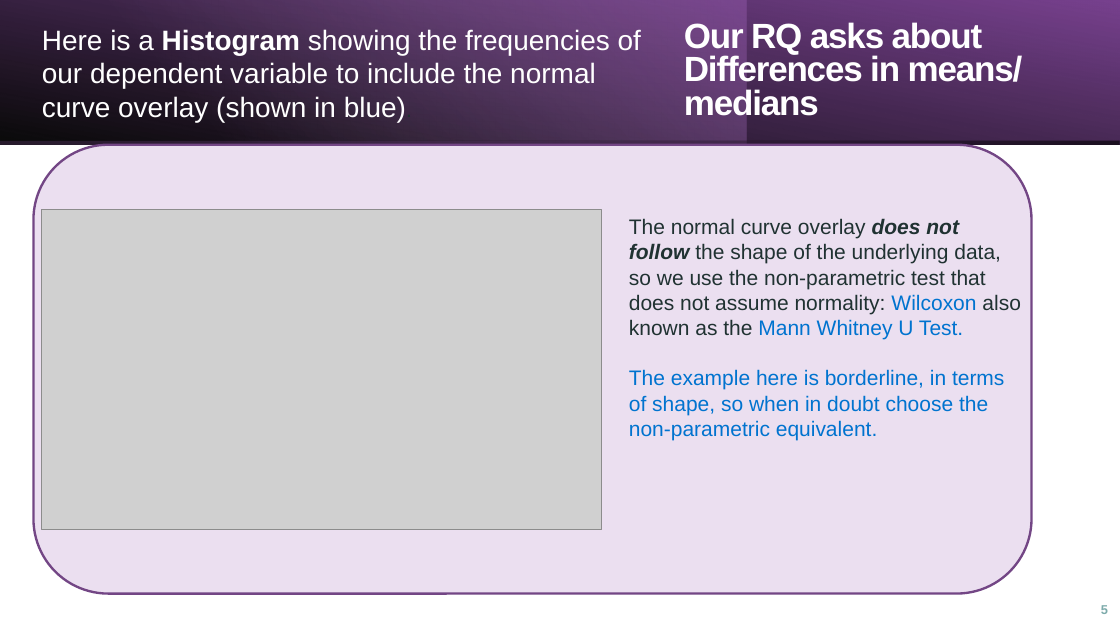
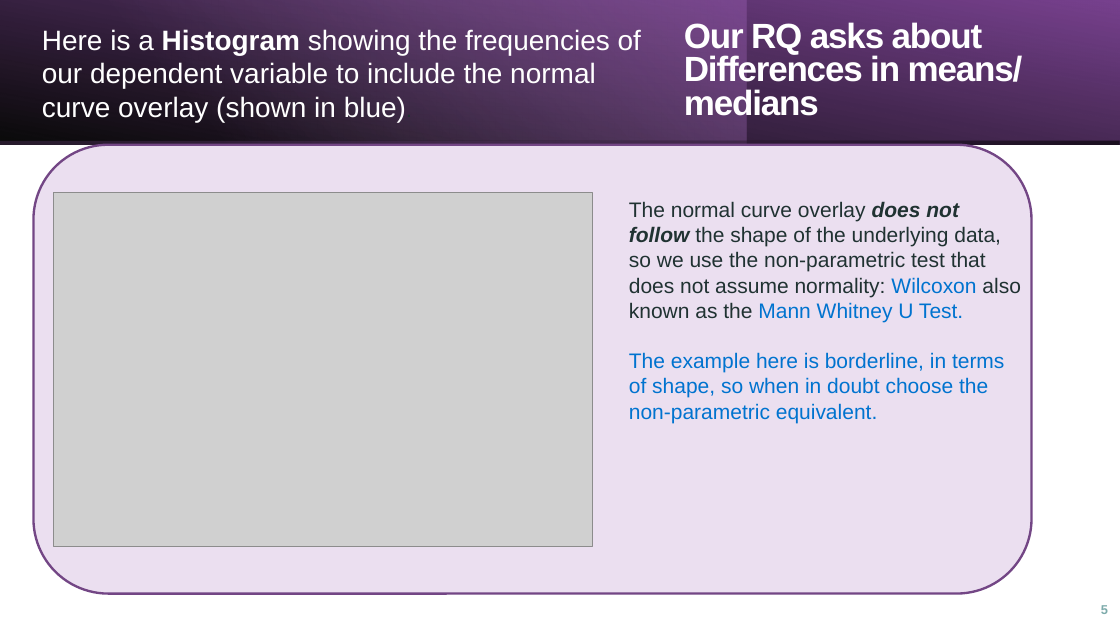
Before and after one commit to fm25abm/trdcw2, a slide deck: slide 5 of demo_presentations/A104_Vis_and_Analysis_Presentation.pptx. Drawn at 1120x630 pixels with LibreOffice and Linux fonts; fonts in the diff are those of the drawing; grey boxes stand for pictures. Boxes give left, top, right and bottom in pixels: in the first picture for what was removed or moved away, otherwise in the second. Text is boxed around its words. In the diff, an @@ line names an element or a change of style, - is before the commit and + after.

Commit message:
Fixed y axis scale on curve

```diff
--- a/demo_presentations/A104_Vis_and_Analysis_Presentation.pptx
+++ b/demo_presentations/A104_Vis_and_Analysis_Presentation.pptx
@@ picture: place and size @@
-picture at [42, 210, 602, 530]
+picture at [53, 192, 592, 546]
@@ text "The normal curve overlay does ...": place and size @@
-text "The normal curve overlay does ..." at [629, 218, 1021, 440]
+text "The normal curve overlay does ..." at [629, 201, 1021, 423]
```
Also in this commit, not shown: 1 other file.
